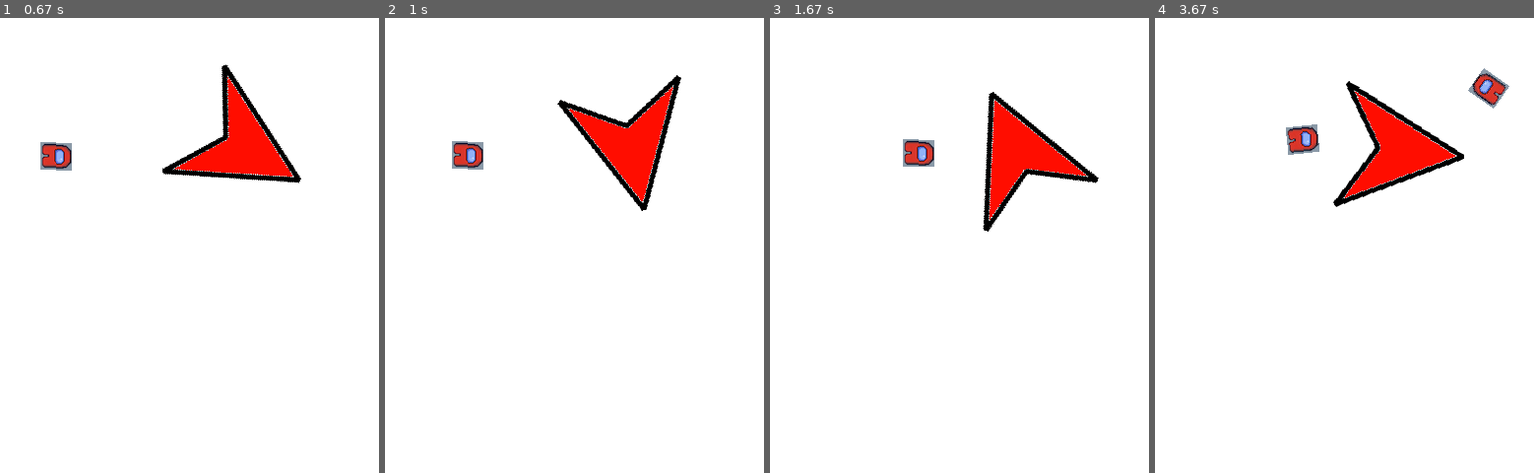
Above: before the commit, frames 1-4 (left to right).
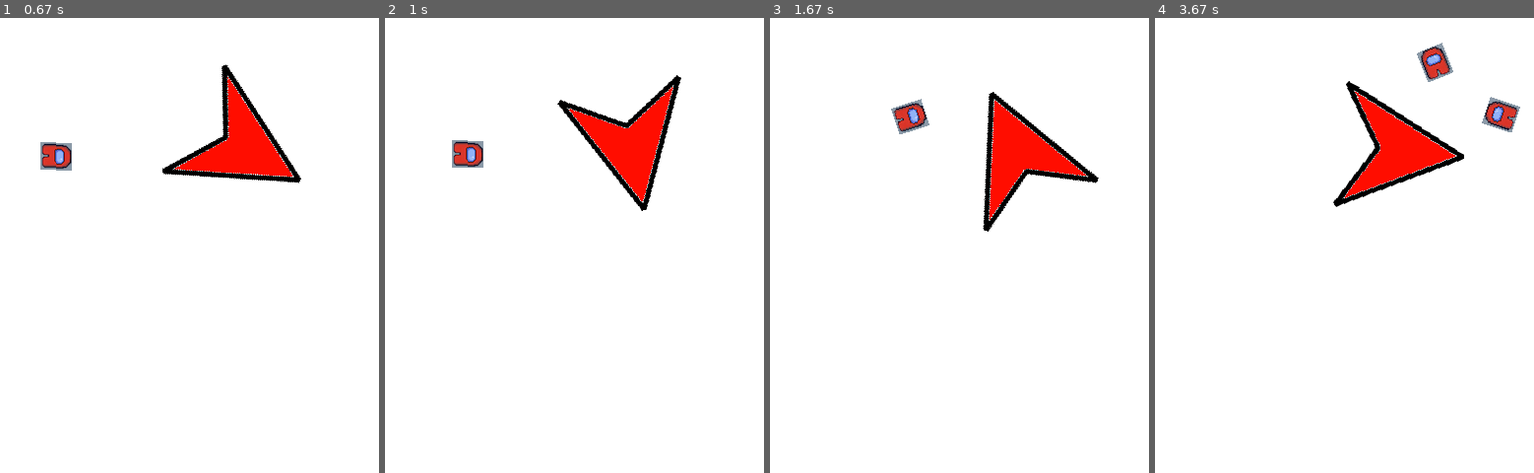
Above: after the commit, the same moments.

Repository: Redfrog80/Capsher-Game-Jam-Spring-2023
Game: pygame game, started from test/WorldTest.py
The game is run twice, just before and just after one commit, with the same random seed, the same clock (stepped at 60 frames per second) and the same inputs.
Inputs:
- Up to frame 1 (0.67 s): hold Right from 0.33 s (still down)
- Up to frame 2 (1 s): release Right at 0.8 s; hold Up from 0.83 s (still down)
- Up to frame 3 (1.67 s): release Up at 1.13 s; hold Right 1.17-1.63 s
- Up to frame 4 (3.67 s): hold Left 1.67-2.2 s; hold Down 2.23-2.53 s; hold Left 2.57-2.97 s; hold Up 3-3.37 s; hold Right from 3.4 s (still down)

Frame 1 is identical in both runs. In frame 2, 0.2% of the frame differs, in the area x 17-26%, y 26-34%; in frame 3, 1.0%; in frame 4, 2.0%, in the area x 34-97%, y 5-31%.

Commit message:
Switched to a dictionary for organizing objects

Diff:
--- a/lib/objects/Base.py
+++ b/lib/objects/Base.py
@@ -10,8 +10,9 @@
     """
 
     def __init__(self, name: str = "", pos: tuple = (0, 0), vel: tuple = (0, 0), acc: tuple = (0, 0),
-                 size: tuple = (0, 0)) -> None:
+                 size: tuple = (0, 0), tag: str = "") -> None:
         self.name = name
+        self.tag = tag
         self.pos = pos
         self.vel = vel
         self.acc = acc
--- a/lib/objects/Player.py
+++ b/lib/objects/Player.py
@@ -11,9 +11,7 @@
     def __init__(self, name: str = "", pos: tuple = (0, 0), size: tuple = (0, 0),
                  img: str = "resources/images/notfound.png"):
         super().__init__(name=name, pos=pos, size=size, img=img)
-        self.speed = 0  # will be remove once merge with Hao's player code
         self.trackRot = False
-        self.accMag = 0.0003
 
     def rotateLeft(self):
         self.rotvel = self.rotSpeedMax
@@ -22,10 +20,10 @@
         self.rotvel = -self.rotSpeedMax
 
     def goForward(self):
-        self.acc = (-self.accMag * math.sin(self.rot * math.pi / 180), -self.accMag * math.cos(self.rot * math.pi / 180))
+        self.acc = (-self.acc_lin * math.sin(self.rot * math.pi / 180), -self.acc_lin * math.cos(self.rot * math.pi / 180))
 
     def goBack(self):
-        self.acc = (self.accMag * math.sin(self.rot * math.pi / 180), self.accMag * math.cos(self.rot * math.pi / 180))
+        self.acc = (self.acc_lin * math.sin(self.rot * math.pi / 180), self.acc_lin * math.cos(self.rot * math.pi / 180))
 
     def rotateLeftStop(self):
         self.rotvel = 0
@@ -52,15 +50,16 @@
 
     def update(self, dt: float, **kwargs):
         if self.trackRot and self.acc != (0, 0):
-            self.acc = (-self.accMag * math.sin(self.rot * math.pi / 180), -self.accMag * math.cos(self.rot * math.pi / 180))
+            self.acc = (-self.acc_lin * math.sin(self.rot * math.pi / 180), -self.acc_lin * math.cos(self.rot * math.pi / 180))
         self.pos = addTuple(self.pos, mulTuple(self.vel, dt))
         self.boundCenterToPos()
         origV = self.vel
         self.vel = addTuple(self.vel, mulTuple(self.acc, dt))
 
         #if too fast set to preset velocity
-        if magnitude(self.vel) > 0.5:
-            self.vel = origV
+        # if magnitude(self.vel) > self.speedMax:
+        #     self.vel = origV
+        # print(self.vel)
         # self.vel = addTuple(self.vel, (1, 1))
         # rotation
         self.rot += self.rotvel * dt
--- a/lib/objects/ProjectTile.py
+++ b/lib/objects/ProjectTile.py
@@ -4,7 +4,7 @@
 
 
 class Projectile(GameObject):
-    def __init__(self, name: str = "bullet", tag: str = "", dmg: float = 0, size: tuple = (16, 16),
+    def __init__(self, name: str = "bullet", dmg: float = 0, size: tuple = (16, 16),
                  img: str = "resources/images/plasmaball.png"):
         """
         since we're using rectangle collider, all bullet will be small square to prevent bug when bullet travel at an
@@ -13,7 +13,6 @@
         super().__init__(name=name, pos=(0, 0), size=size, img=img)
         self.matchTextureToBoundary()  # small bullet
         self.dmg = dmg
-        self.tag = tag
 
     def traj(self, pos: tuple, speed: float, rot: float, speed_amp: float):
         """
--- a/src/gameWorld.py
+++ b/src/gameWorld.py
@@ -1,3 +1,4 @@
+from gc import garbage
 from pygame import surface, Rect, font
 from lib.ImageDict import ImageDict
 from lib.misc import *
@@ -9,51 +10,66 @@
         self.__tiledim__ = tiledim
         self.__camera__ = camera
         self.__game_objects__ = {}
+        self.__garbage__ = []
         self.tileMap = {}
         self.border_behavior = self.border_default
 
     def __update_tile_map__(self):
         self.tileMap = {}
         for key in self.__game_objects__:
-            for object in self.__game_objects__[key]:
+            for object_name in self.__game_objects__[key]:
+                object = self.__game_objects__[key][object_name]
                 boundary = object.boundary
                 topLeft, bottomRight = [floorElementDiv(i,self.__tiledim__) for i in [boundary.topleft, boundary.bottomright]]
                 for tup in [(i,j) for i in range(topLeft[0],bottomRight[0]+1) for j in range(topLeft[1],bottomRight[1]+1)]:
-                    self.tileMap[tup] = [key] + self.tileMap.get(tup,[])
+                    self.tileMap[tup] = [object] + self.tileMap.get(tup,[])
 
     def border_default(world, dt, key, object):
         object.boundCenterToPos()
         r = object.boundary
         b = world.__dim__
+        if key == "player_bullet":
+            if (r.top < b.top or
+                r.left < b.left or
+                r.bottom > b.bottom or
+                r.right > b.right):
+                world.__garbage__.append((key,object.name))
+                print(world.__garbage__)
 
-        if (r.top < b.top):
-            object.pos = (object.pos[0], object.pos[1] + b.top - r.top)
-            object.vel = (object.vel[0],-object.vel[1])
-        if (r.left < b.left):
-            object.pos = (object.pos[0] + b.left - r.left, object.pos[1])
-            object.vel = (-object.vel[0],object.vel[1])
+        else:
+            if (r.top < b.top):
+                object.pos = (object.pos[0], object.pos[1] + b.top - r.top)
+                object.vel = (object.vel[0],-object.vel[1])
+            if (r.left < b.left):
+                object.pos = (object.pos[0] + b.left - r.left, object.pos[1])
+                object.vel = (-object.vel[0],object.vel[1])
 
-        if (r.bottom > b.bottom):
-            object.pos = (object.pos[0], object.pos[1] + b.bottom - r.bottom)
-            object.vel = (object.vel[0],-object.vel[1])
-        if (r.right > b.right):
-            object.pos = (object.pos[0] + b.right - r.right, object.pos[1])
-            object.vel = (-object.vel[0],object.vel[1])
+            if (r.bottom > b.bottom):
+                object.pos = (object.pos[0], object.pos[1] + b.bottom - r.bottom)
+                object.vel = (object.vel[0],-object.vel[1])
+            if (r.right > b.right):
+                object.pos = (object.pos[0] + b.right - r.right, object.pos[1])
+                object.vel = (-object.vel[0],object.vel[1])
+
 
 
     def add_game_object(self, key : str, object : GameObject):
-        self.__game_objects__[key] = [object] + self.__game_objects__.get(key,[])
+        if self.__game_objects__.get(key):
+            self.__game_objects__[key][object.name] = object
+        else:
+            self.__game_objects__[key] = {object.name : object}
+        print(self.__game_objects__.get("player_bullet"))
 
     def set_tracked_object(self, key, name):
-        for object in self.__game_objects__[key]:
-            if object.name == name:
-                self.__camera__.trackCenter(object)
+        for object_name in self.__game_objects__[key]:
+            self.__camera__.trackCenter(self.__game_objects__[key][object_name])
 
     # args will be functions which we want to apply to every object, but we don't want in our object classes
     def update(self, dt : float, *args):
         self.__camera__.update()
         for key in self.__game_objects__:
-            for object in self.__game_objects__[key]:
+            for object_key in self.__game_objects__[key]:
+                object = self.__game_objects__[key][object_key]
                 object.update(dt)
 
                 self.border_behavior(dt = dt, key = key, object = object)
@@ -61,14 +77,21 @@
                 for fun in args:
                     fun(world = self, dt = dt, key = key, object = object)
 
+        while (len(self.__garbage__)):
+            tup = self.__garbage__.pop()
+            del self.__game_objects__[tup[0]][tup[1]]
+
+
         self.__update_tile_map__()
-        # NEED Way TO GROUP COLLIDED OBJECTS WITHOUT DUPLICATES...
+        # NEED WAY TO GROUP COLLIDED OBJECTS WITHOUT DUPLICATES...
+        # PERFORM COLLISION
 
         pass
 
     def render(self, screen : surface, *args):
         for key in self.__game_objects__:
-            for object in self.__game_objects__[key]:
+            for object_key in self.__game_objects__[key]:
+                object = self.__game_objects__[key][object_key]
                 object.render(screen, self.__camera__)
 
                 for fun in args:
--- a/src/main.py
+++ b/src/main.py
@@ -15,12 +15,13 @@
         from ..lib.objects import *
 
 from gameWorld import gameWorld
+from player_controller import player_controller
 
 pygame.init()
 
 # initializer
 
-window_dim, tile_dim = (800,800), (100,100)
+window_dim, tile_dim = (1400,800), (100,100)
 screen = pygame.display.set_mode(window_dim, pygame.HWSURFACE | pygame.DOUBLEBUF | pygame.SCALED, vsync=0)
 pygame.display.set_caption("test")
 
@@ -30,78 +31,33 @@
 
 camera = Camera("camera", (0, 0), size = screen.get_size())
 
-world = gameWorld(pygame.Rect(-2000,-2000,4000,4000),tile_dim,camera)
-for i in range(200):
-    world.add_game_object(str(i),Enemy("object", (i*10%2000, 200), (0, 0), img = "resources/images/notfoundTiny.png"))
+world = gameWorld(pygame.Rect(-100000, -100000,100000,100000),tile_dim,camera)
 
 player = Player("player", (0, 0), (64, 64), img="resources/images/ship.png");
+player.setStat(100,100,100,100,1000,100,200)
 gun = Gun("gun", (0, 0), (10, 10), screen.get_size(), "resources/images/directionalTest.png");
+
+controller = player_controller(player, world, gun)
 
 world.add_game_object("Player",player)
 world.add_game_object("Player_gun",gun)
+world.set_tracked_object("Player", "player")
 
-world.set_tracked_object("Player", "player")
-gun.trackCenter(player)
+for i in range(1000):
+    enemy = Enemy(str(i), (i*1%2000, 200), (0, 0), img = "resources/images/notfoundTiny.png")
+    enemy.setStat(0, 100, 50, 0, 1000, 100, 200)
+    enemy.follow_config(player,500, 0.9, 100)
+    world.add_game_object("enemy",enemy)
 
 run = True
 while run:
-    dt = clock.tick(FPS)
-
-    for event in pygame.event.get():
-        if event.type == pygame.QUIT:
-            run = False
-        if event.type == KEYDOWN:
-            if event.key == K_w:
-                #print("ship go forward");
-                player.setAccel((-player.accMag * sin(player.rot * pi / 180), -player.accMag * cos(player.rot * pi / 180)));
-
-            if event.key == K_s:
-                player.setAccel((player.accMag * sin(player.rot * pi / 180), player.accMag * cos(player.rot * pi / 180)));
-                #ship go backward
-            if event.key == K_a:
-                #ship go ccw
-                player.rotvel = 0.1;
-                player.trackRot = True;
-                pass;
-            if event.key == K_d:
-                #ship go cw
-                player.rotvel = -0.1;
-                player.trackRot = True;
-                pass;
-        if event.type == KEYUP:
-            if event.key == K_w:
-                #print("ship go forward");
-                #stop acceleration
-                player.setAccel((0, 0));
-
-            if event.key == K_s:
-                #stop acceleration
-                player.setAccel((0, 0));
-            if event.key == K_a:
-                #player stop rotating
-                player.rotvel = 0;
-                player.trackRot = False;
-                pass;
-            if event.key == K_d:
-                player.rotvel = 0;
-                player.trackRot = False;
-                #player stop rotating
-                pass;
-        if event.type == MOUSEBUTTONDOWN:
-            bullet = Projectile("bullet", "b", 1);
-            bvrot = (-sin(gun.rot * (pi/180)), -cos(gun.rot * (pi/180)))
-            bullet.vel = addTuple(bvrot, player.vel);
-            bullet.pos = gun.pos;
-            #bullet.traj(gun.pos, 1, gun.rot, 1);
-            world.add_game_object("Player_bullet",bullet)
-            print(len(world.__game_objects__["Player_bullet"]))
-            print("SHOOT");
-            pass;
+    dt = clock.tick(FPS)/1000
 
 
 
     screen.fill((5, 5, 15))
 
+    run = controller.update_player(dt)
     world.render_tile_map(screen)
     world.render(screen)
 
--- /dev/null
+++ b/src/player_controller.py
@@ -0,0 +1,67 @@
+import pygame
+from pygame.locals import *
+from urllib3 import Retry
+from lib.misc import *
+from lib.objects import *
+from src.gameWorld import gameWorld
+from math import *
+
+
+class player_controller:
+    def __init__(self, player_object :Player, game_world : gameWorld, gun : Gun = None) -> None:
+        self.player = player_object
+        self.world = game_world
+        self.run = True
+        if gun:
+            self.attach_gun_to_player(gun)
+
+    def attach_gun_to_player(self, gun : Gun):
+        self.gun = gun
+        self.gun.trackCenter(self.player)
+
+    def update_player(self, dt):
+        for event in pygame.event.get():
+            if event.type == pygame.QUIT:
+                return False
+            if event.type == KEYDOWN:
+                if event.key == K_w:
+                    #print("ship go forward");
+                    self.player.goForward()
+                if event.key == K_s:
+                    self.player.goBack()
+                if event.key == K_a:
+                    #ship go ccw
+                    self.player.rotateLeft()
+                    self.player.trackRot = True
+                    pass;
+                if event.key == K_d:
+                    #ship go cw
+                    self.player.rotateRight()
+                    self.player.trackRot = True
+                    pass;
+            if event.type == KEYUP:
+                if event.key == K_w:
+                    #print("ship go forward");
+                    #stop acceleration
+                    self.player.setAccel((0, 0));
+
+                if event.key == K_s:
+                    #stop acceleration
+                    self.player.setAccel((0, 0));
+                if event.key == K_a:
+                    #self.player stop rotating
+                    self.player.rotvel = 0;
+                    self.player.trackRot = False
+                    pass;
+                if event.key == K_d:
+                    self.player.rotvel = 0;
+                    self.player.trackRot = False
+                    pass;
+            if event.type == MOUSEBUTTONDOWN and self.gun:
+                bullet = Projectile("bullet", 1);
+                bvrot = (-sin(self.gun.rot * (pi/180)) * 1000, -cos(self.gun.rot * (pi/180)) * 1000)
+                bullet.vel = addTuple(bvrot, self.player.vel);
+                bullet.pos = self.gun.pos;
+                #bullet.traj(gun.pos, 1, gun.rot, 1);
+                self.world.add_game_object("player_bullet",bullet)
+        return True
